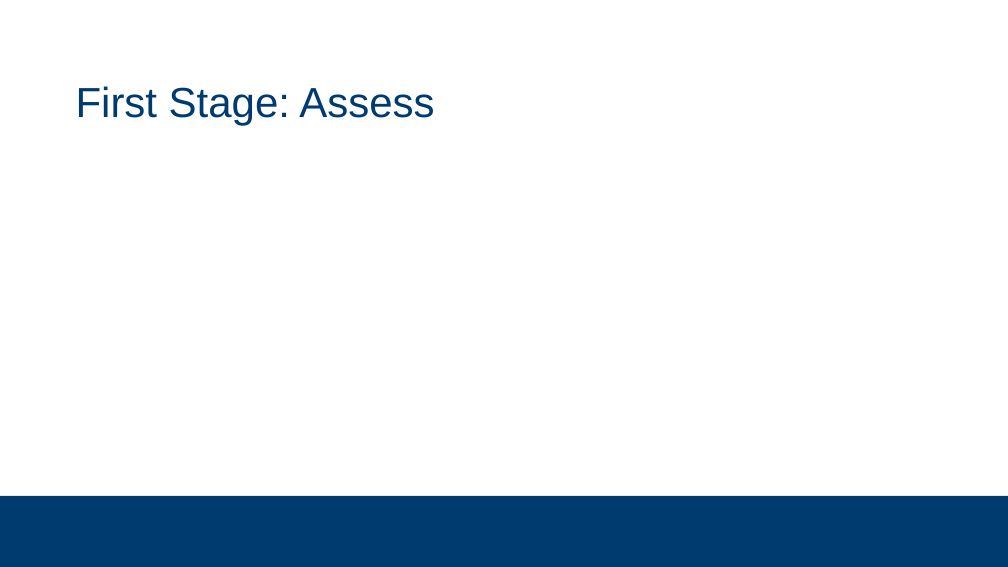
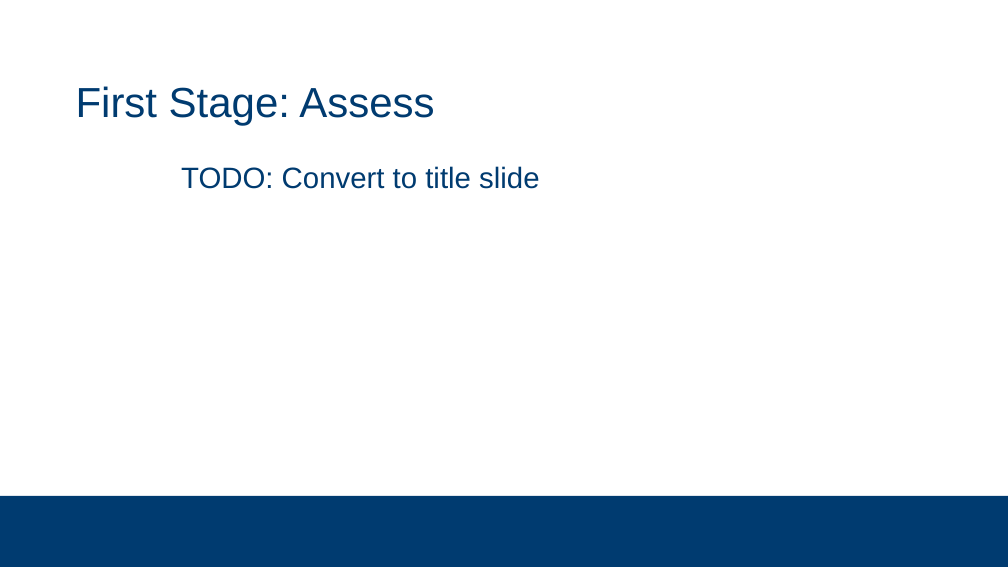
Before and after one commit to subsystem3/project, a slide deck: slide 7 of Final-Project-Team-2.pptx (slide 8 before the commit). Drawn at 1008x567 pixels with LibreOffice and Linux fonts; fonts in the diff are those of the drawing; background and template pictures are left out. Boxes give left, top, right and bottom in pixels: in the first picture for what was removed or moved away, otherwise in the second. Text is boxed around its words. In the diff, an @@ line names an element or a change of style, - is before the commit and + after.

```diff
--- a/Final-Project-Team-2.pptx
+++ b/Final-Project-Team-2.pptx
@@ text added at box(181, 166, 539, 189), 28 pt, text #003B70 @@
+  TODO: Convert to title slide
```
Also in this commit, not shown: 7 other slides changed, 10 slides added, 4 slides removed.
